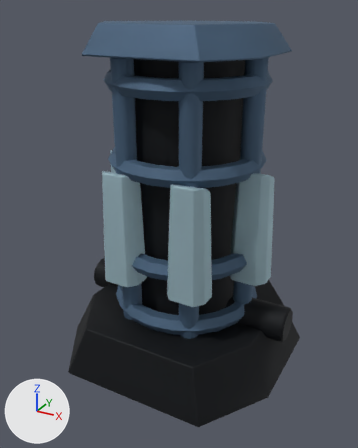
What one commit did to the FBX model Assets/_Game/Content/VisualSlice/Models/Hero_Reactor.fbx.
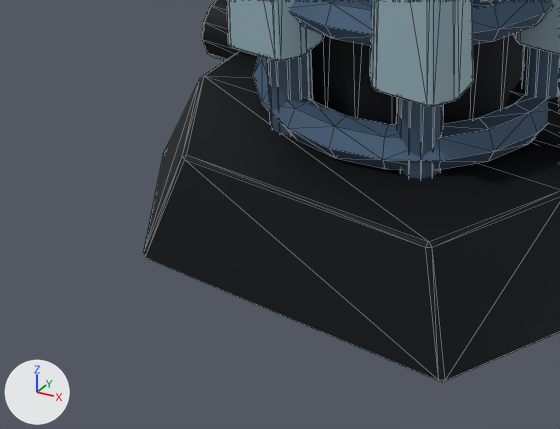
There are two pictures of each version: one whole from a 50 mm camera at (2.35, -4.45, 3.68) aimed at (-0.02, -0.14, 1.52), one close up on the part from 2% to 70% of the width and 58% to 100% of the height. The lights are fixed; the arrows at lower left show +X, +Y and +Z. The last two pictures show the newer version. The close-ups show mesh edges as thin lines.

Before the edit, the objects in view are built like this:
```python
me_reactor_octagonal_foundation = bpy.data.meshes.new('Reactor octagonal foundation')
me_reactor_octagonal_foundation.from_pydata(...)  # 1384 vertices, 2696 faces; spans x -1.24..1.24, y -1.25..1.25, z 0.0..3.55
me_reactor_octagonal_foundation.materials.append(mat_slice_industrialatlas)
ob_hero_reactor = bpy.data.objects.new('Hero_Reactor', me_reactor_octagonal_foundation)
ob_hero_reactor.location = (0.0, 0.0, 0.0)
```
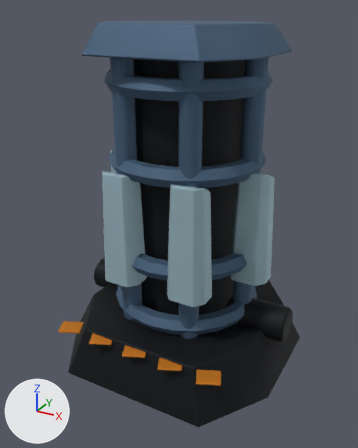
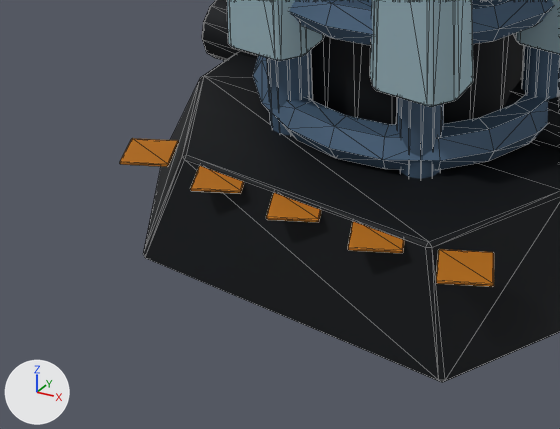
Boxes (x1, y1, x2, y2) around the edits, measured in the close-ups (560 x 429 px):
```json
{"object": "Hero_Reactor", "change": "reshaped", "before": [143, 0, 560, 382], "after": [120, 0, 560, 382]}
{"part": 1, "of": "me_reactor_octagonal_foundation", "change": "added", "after": [120, 138, 179, 167], "on screen": "brown"}
{"part": 2, "of": "me_reactor_octagonal_foundation", "change": "added", "after": [190, 166, 244, 194], "on screen": "brown"}
{"part": 3, "of": "me_reactor_octagonal_foundation", "change": "added", "after": [266, 193, 321, 222], "on screen": "brown"}
{"part": 4, "of": "me_reactor_octagonal_foundation", "change": "added", "after": [348, 222, 404, 253], "on screen": "brown"}
{"part": 5, "of": "me_reactor_octagonal_foundation", "change": "added", "after": [436, 249, 494, 287], "on screen": "brown"}
```

The change, as JSON lines over the scene's bpy script:
```json
{"block": "me_reactor_octagonal_foundation", "where": "# used by ob_hero_reactor; location = (0.0, 0.0, 0.0)"}
{"op": "remove", "block": "me_reactor_octagonal_foundation", "code": "me_reactor_octagonal_foundation.from_pydata(...)  # 1384 vertices, 2696 faces; spans x -1.24..1.24, y -1.25..1.25, z 0.0..3.55"}
{"op": "add", "block": "me_reactor_octagonal_foundation", "code": "me_reactor_octagonal_foundation.from_pydata(...)  # 1504 vertices, 2916 faces; spans x -1.24..1.24, y -1.25..1.25, z 0.0..3.55"}
{"block": "me_reactor_octagonal_foundation", "change": "me_reactor_octagonal_foundation part 1: a new loose piece of 24 vertices spanning x -0.96..-0.68, y -1.23..-0.97, z 0.5..0.52, in mat_slice_industrialatlas"}
{"block": "me_reactor_octagonal_foundation", "change": "me_reactor_octagonal_foundation part 2: a new loose piece of 24 vertices spanning x -0.55..-0.27, y -1.23..-0.97, z 0.5..0.52, in mat_slice_industrialatlas"}
{"block": "me_reactor_octagonal_foundation", "change": "me_reactor_octagonal_foundation part 3: a new loose piece of 24 vertices spanning x -0.14..0.14, y -1.23..-0.97, z 0.5..0.52, in mat_slice_industrialatlas"}
{"block": "me_reactor_octagonal_foundation", "change": "me_reactor_octagonal_foundation part 4: a new loose piece of 24 vertices spanning x 0.27..0.55, y -1.23..-0.97, z 0.5..0.52, in mat_slice_industrialatlas"}
{"block": "me_reactor_octagonal_foundation", "change": "me_reactor_octagonal_foundation part 5: a new loose piece of 24 vertices spanning x 0.68..0.96, y -1.23..-0.97, z 0.5..0.52, in mat_slice_industrialatlas"}
```
